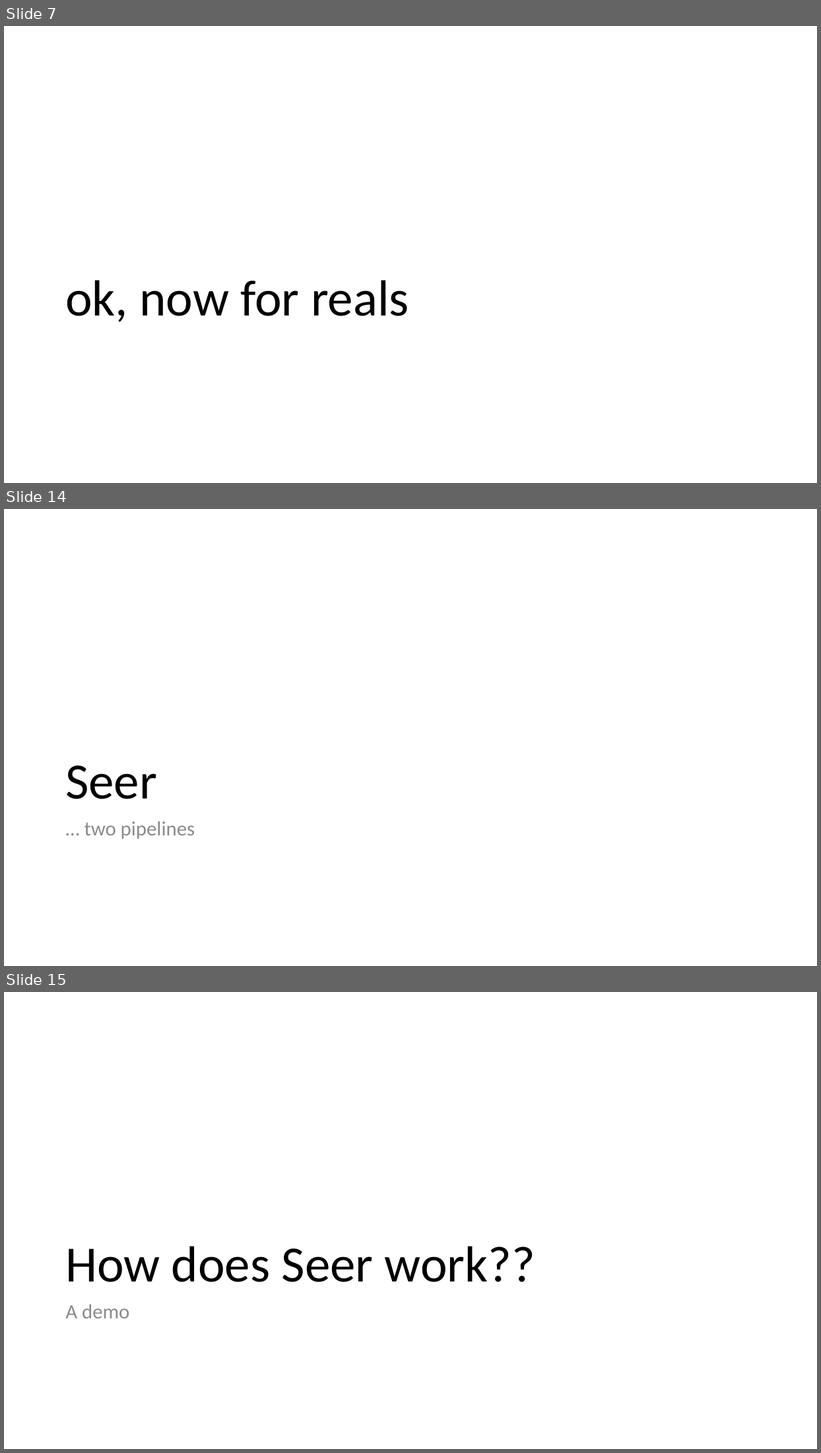
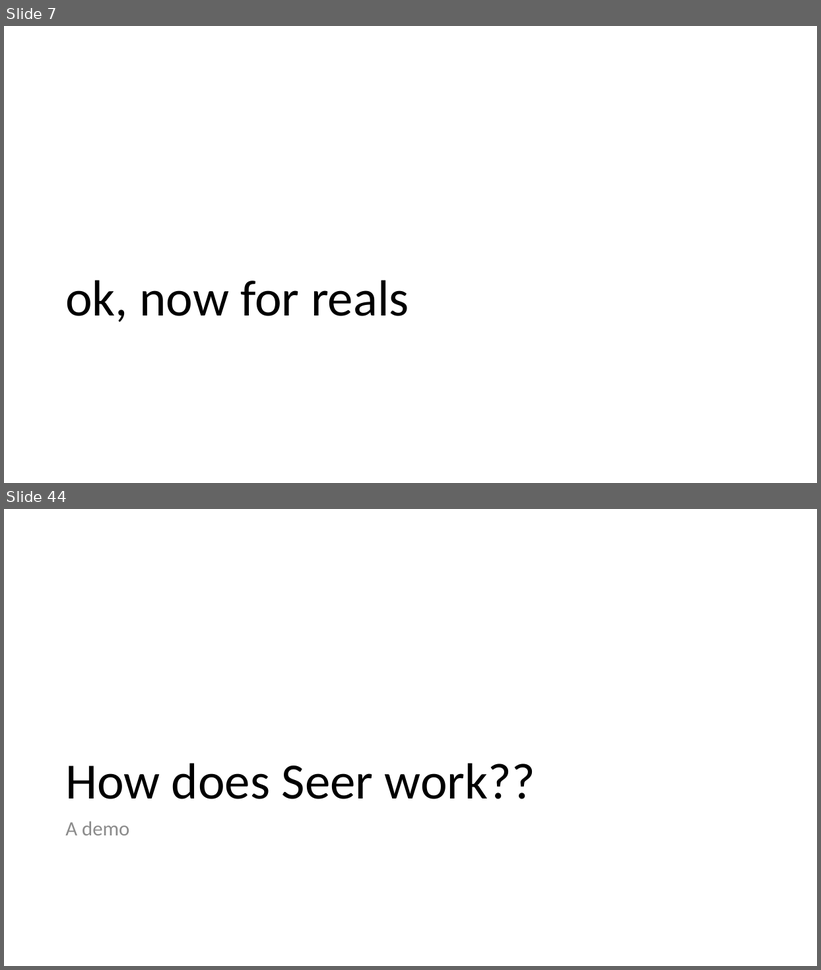
Before and after one commit to cloudscaleml/workshop, a slide deck: powerpoint/MLOps.pptx. Shown one above the other, each under a label of ours: slides 7, 14 and 15 before the commit, slides 7 and 44 after it; the slides between them are not shown. The pictures are 821x1453 and 821x970 pixels, drawn with LibreOffice and Linux fonts; fonts in the diff are those of the drawing. Boxes give left, top, right and bottom in pixels: in the first picture for what was removed or moved away, otherwise in the second. Text is boxed around its words. In the diff, an @@ line names an element or a change of style, - is before the commit and + after.

```diff
--- a/powerpoint/MLOps.pptx
+++ b/powerpoint/MLOps.pptx
@@ slide 14 removed at (4, 509, 817, 966), background #FFFFFF @@
@@ title removed at (65, 766, 157, 799) @@
-Seer
@@ text removed at (85, 821, 195, 839) @@
-… two pipelines
@@ what was slide 15 is now slide 44 @@
```
Also in this commit, not shown: 1 slide changed, 35 slides added, 14 other slides removed.
